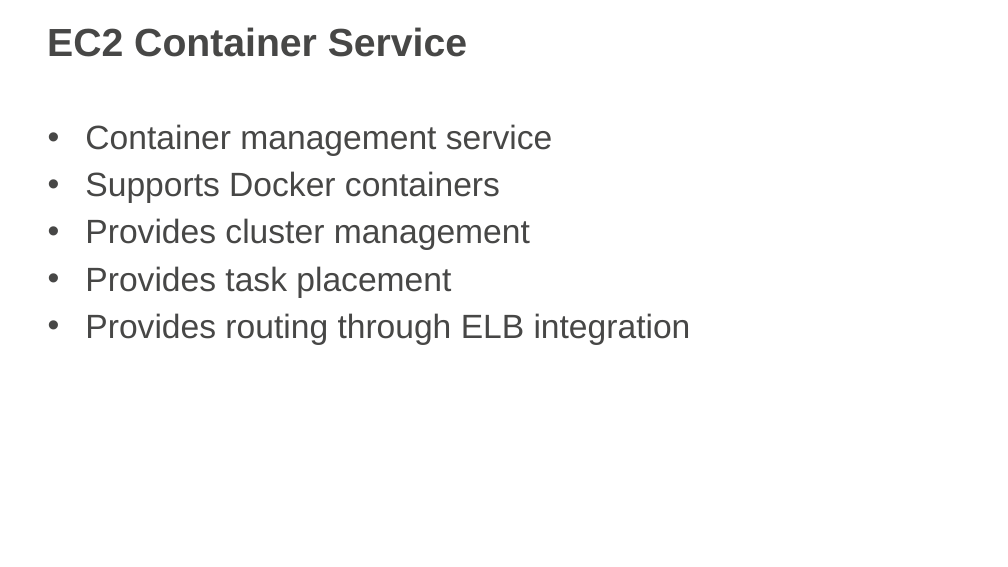
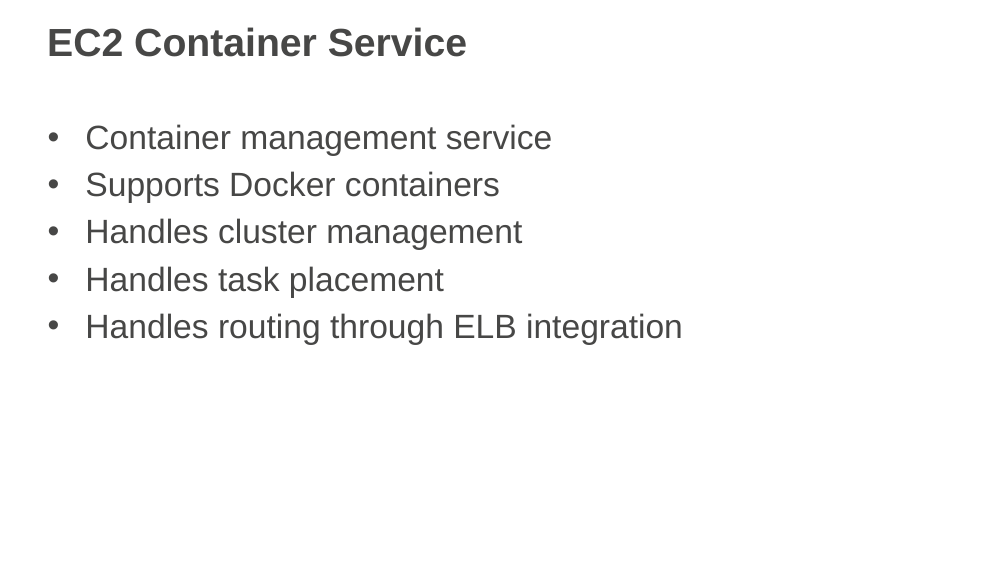
Before and after one commit to remind101/reInvent-2015, a slide deck: slide 16 of slides/slides-loft.pptx. Drawn at 1008x567 pixels with LibreOffice and Linux fonts; fonts in the diff are those of the drawing; background and template pictures are left out. Boxes give left, top, right and bottom in pixels: in the first picture for what was removed or moved away, otherwise in the second. Text is boxed around its words. In the diff, an @@ line names an element or a change of style, - is before the commit and + after.

```diff
--- a/slides/slides-loft.pptx
+++ b/slides/slides-loft.pptx
@@ text at <box>85,218,683,345</box>: text changed @@
-• Provides cluster management
-• Provides task placement
-• Provides routing through ELB integration
+• Handles cluster management
+• Handles task placement
+• Handles routing through ELB integration
```
Also in this commit, not shown: 4 other slides changed, 2 slides added, 2 slides removed.
